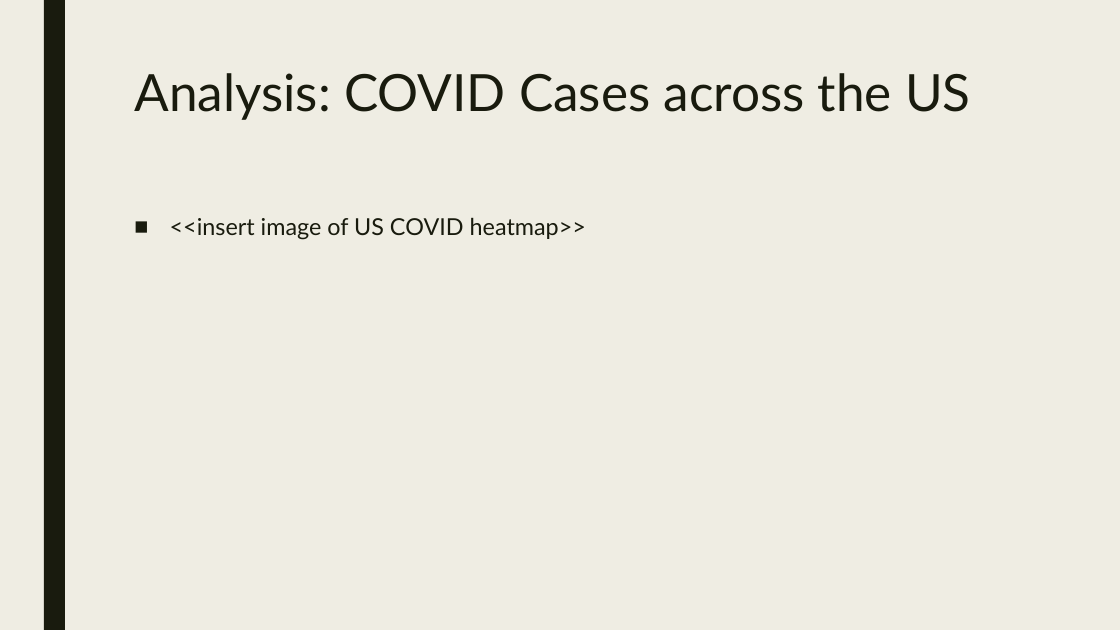
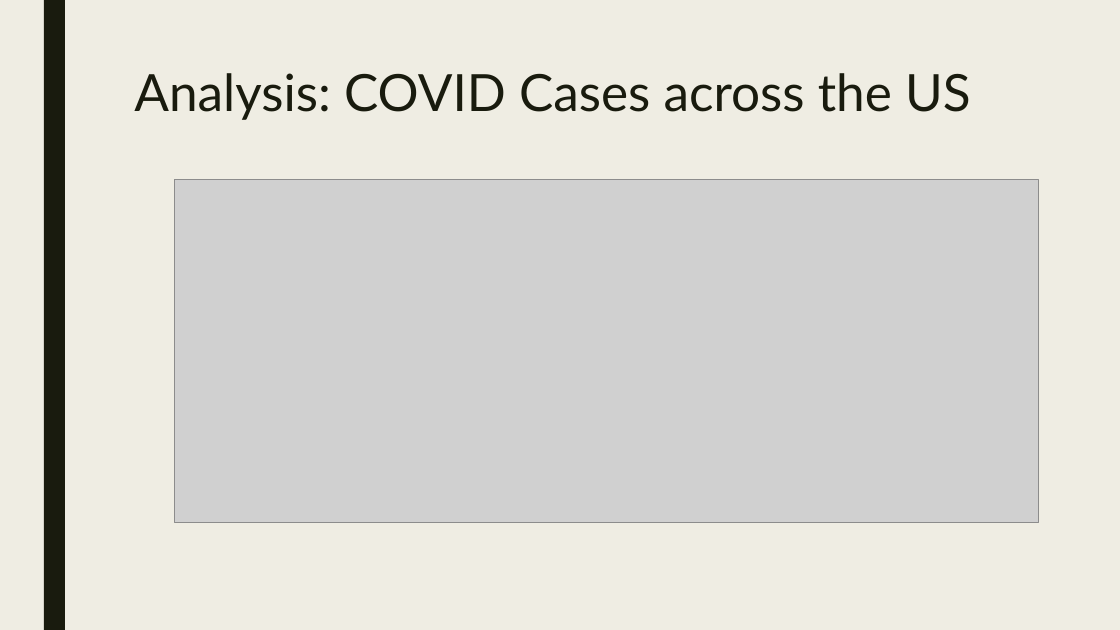
Before and after one commit to lcarbo/US_COVID_Project, a slide deck: slide 8 of COVID_Presentation_0104.pptx. Drawn at 1120x630 pixels with LibreOffice and Linux fonts; fonts in the diff are those of the drawing; grey boxes stand for pictures. Boxes give left, top, right and bottom in pixels: in the first picture for what was removed or moved away, otherwise in the second. Text is boxed around its words. In the diff, an @@ line names an element or a change of style, - is before the commit and + after.

Commit message:
Ppt with images

```diff
--- a/COVID_Presentation_0104.pptx
+++ b/COVID_Presentation_0104.pptx
@@ picture added at <box>175,180,1038,523</box> @@
@@ text removed at <box>170,217,586,240</box> @@
-■ <<insert image of US COVID heatmap>>
```
Also in this commit, not shown: 4 other slides changed, 2 slides added, 1 other file.
